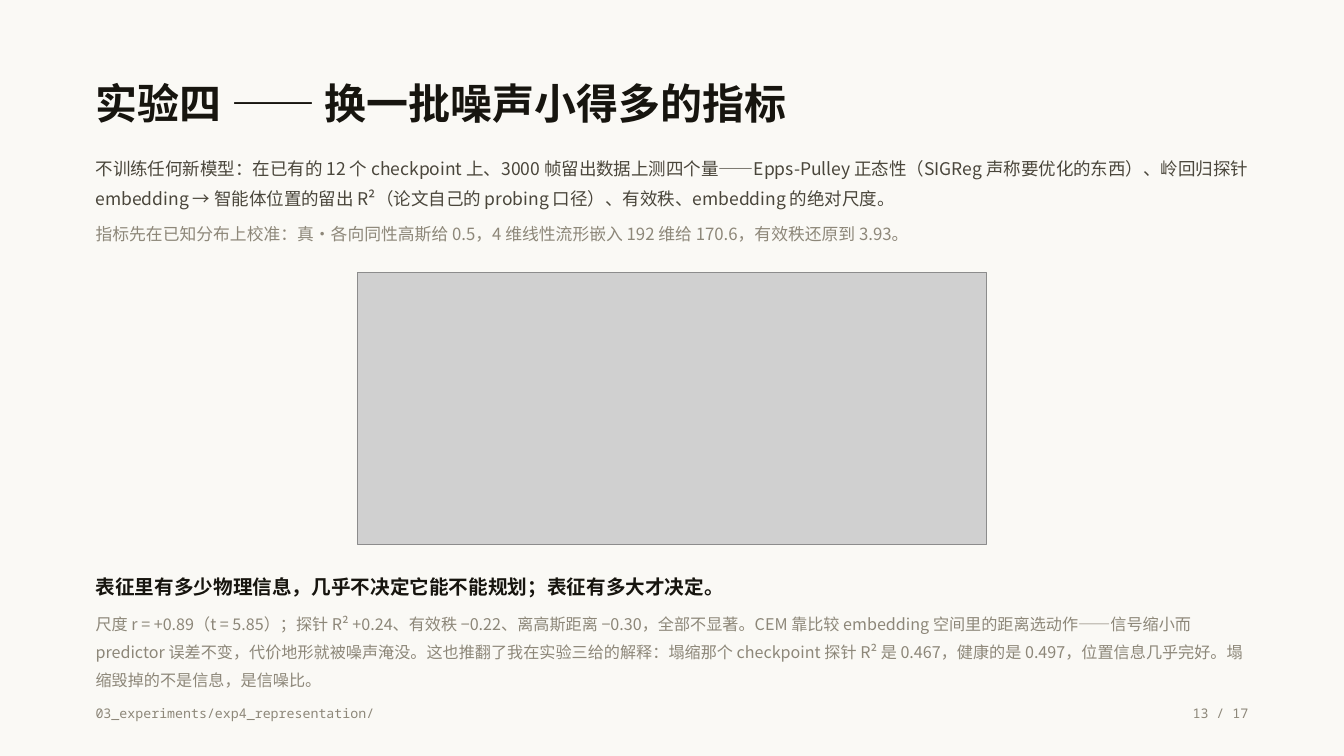
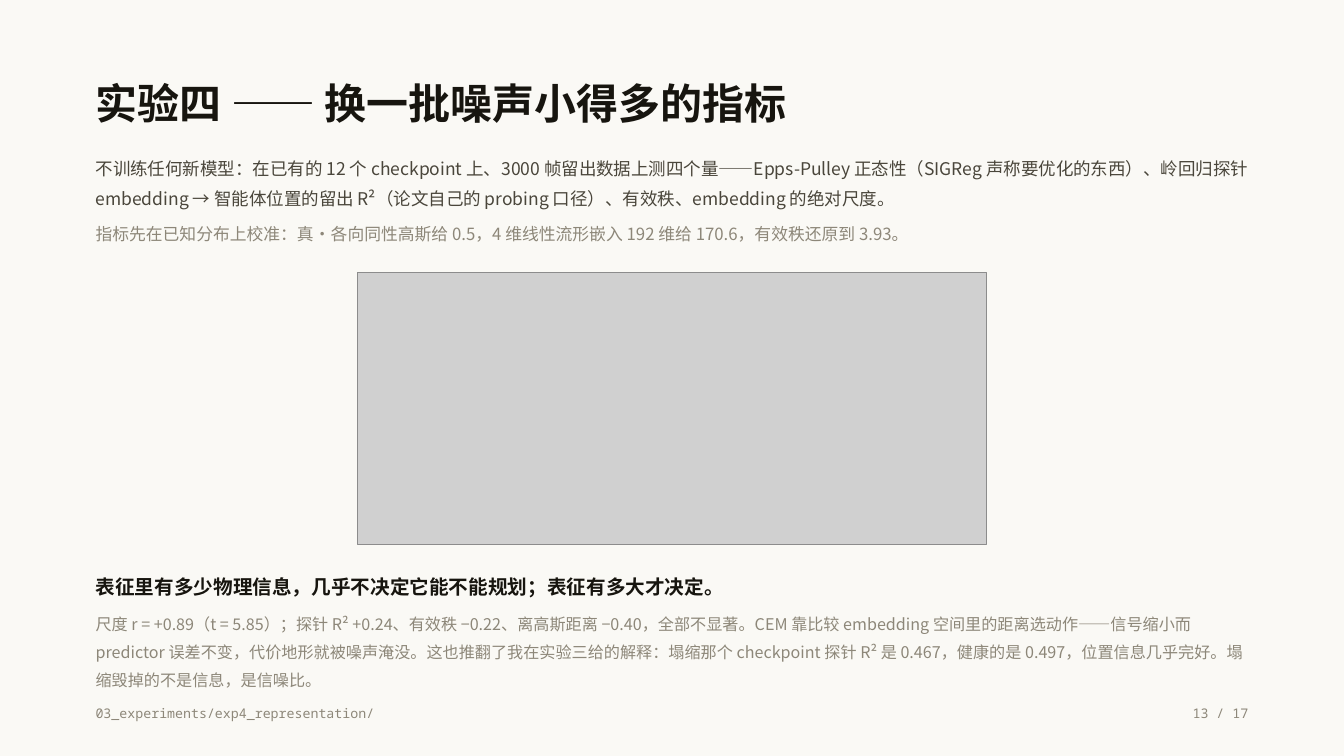
Before and after one commit to ZephyrFinn/world-models-study, a slide deck: slide 13 of slides/世界模型的两条路线.pptx. Drawn at 1344x756 pixels with LibreOffice and Linux fonts; fonts in the diff are those of the drawing; grey boxes stand for pictures. Boxes give left, top, right and bottom in pixels: in the first picture for what was removed or moved away, otherwise in the second. Text is boxed around its words. In the diff, an @@ line names an element or a change of style, - is before the commit and + after.

```diff
--- a/slides/世界模型的两条路线.pptx
+++ b/slides/世界模型的两条路线.pptx
@@ text at <box>96,616,1243,688</box>: text changed @@
-尺度 r = +0.89（t = 5.85）；探针 R² +0.24、有效秩 −0.22、离高斯距离 −0.30，全部不显著。CEM 靠比较 embedding 空间里的距离选动作——信号缩小而 predictor 误差不变，代价地形就被噪声淹没。这也推翻了我在实验三给的解释：塌缩那个 checkpoint 探针 R² 是 0.467，健康的是 0.497，位置信息几乎完好。塌缩毁掉的不是信息，是信噪比。
+尺度 r = +0.89（t = 5.85）；探针 R² +0.24、有效秩 −0.22、离高斯距离 −0.40，全部不显著。CEM 靠比较 embedding 空间里的距离选动作——信号缩小而 predictor 误差不变，代价地形就被噪声淹没。这也推翻了我在实验三给的解释：塌缩那个 checkpoint 探针 R² 是 0.467，健康的是 0.497，位置信息几乎完好。塌缩毁掉的不是信息，是信噪比。
```
Also in this commit, not shown: 1 other slide changed, 12 other files.
